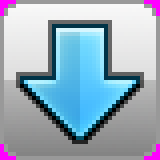
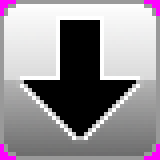
Layered file, before and after one edit (160 x 160). Changes by layer:
moved "Layer #2" above "Layer #5", painted on it over [left=4, top=4, right=156, bottom=140]
added layer "Layer #5" above "Layer" over [left=16, top=16, right=144, bottom=144]
hid "Layer", moved it above "Layer #4", painted on it over [left=4, top=4, right=156, bottom=156]
moved "Layer #4" above "Layer #3", painted on it over [left=4, top=4, right=156, bottom=156]
painted on "Layer #3" over [left=4, top=4, right=156, bottom=140]
painted on "Layer #1" over [left=4, top=4, right=156, bottom=156]
